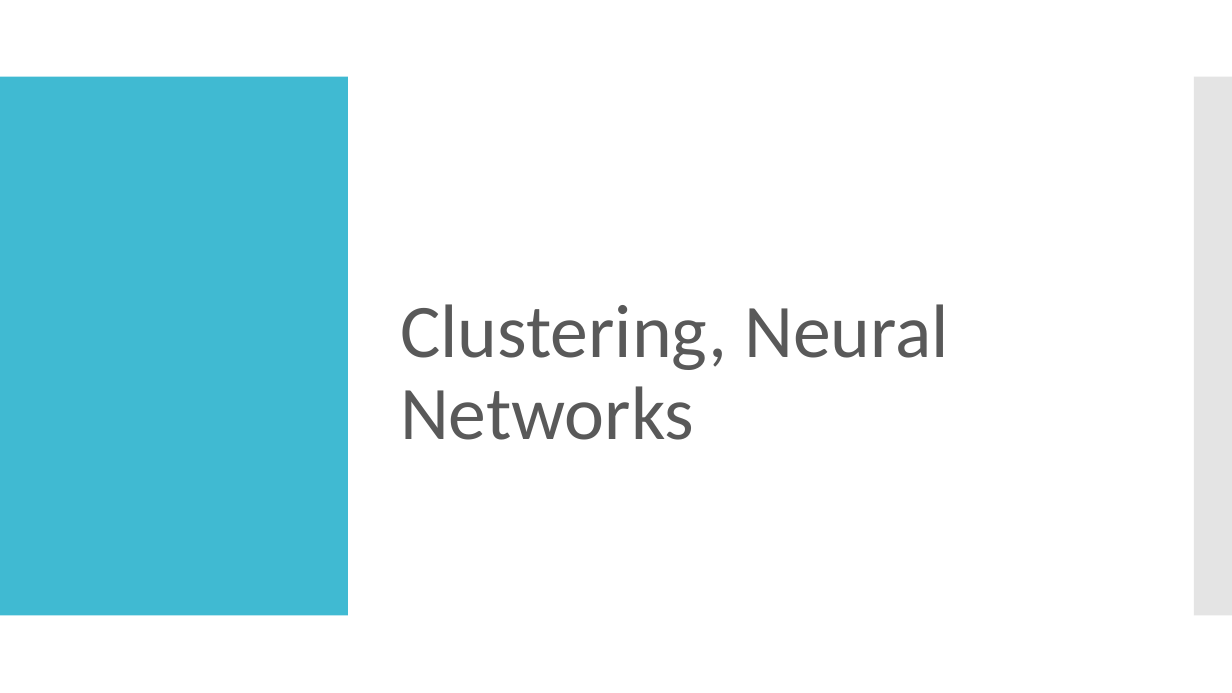
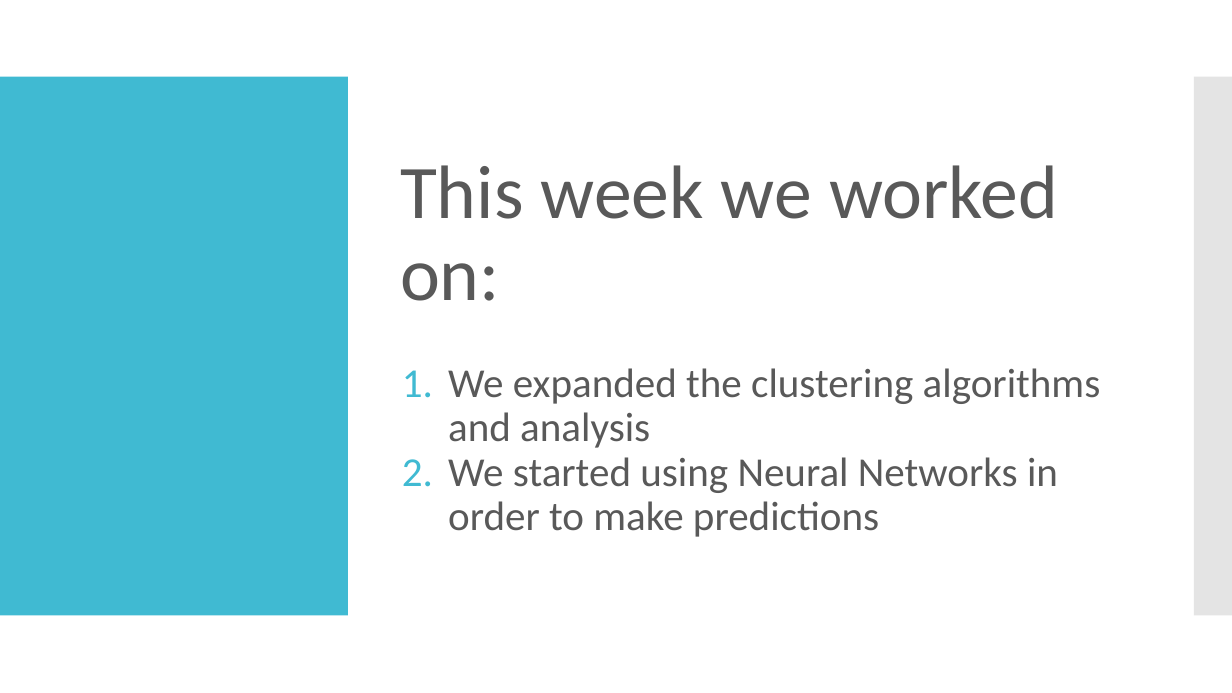
Before and after one commit to Deltares-Climate-Change/Deltares-Climate-Change, a slide deck: slide 2 of Presentations/Climate Change project update week 3.pptx. Drawn at 1232x693 pixels with LibreOffice and Linux fonts; fonts in the diff are those of the drawing. Boxes give left, top, right and bottom in pixels: in the first picture for what was removed or moved away, otherwise in the second. Text is boxed around its words. In the diff, an @@ line names an element or a change of style, - is before the commit and + after.

```diff
--- a/Presentations/Climate Change project update week 3.pptx
+++ b/Presentations/Climate Change project update week 3.pptx
@@ title at (x1=400, y1=165, x2=1058, y2=301): text changed @@
-Clustering, Neural Networks
+This week we worked on:
@@ text added at (x1=448, y1=368, x2=1101, y2=537), 32 pt, text #595959 @@
+1. We expanded the clustering algorithms and analysis
+2. We started using Neural Networks in order to make predictions
```
Also in this commit, not shown: 1 other slide changed, 2 slides added.
